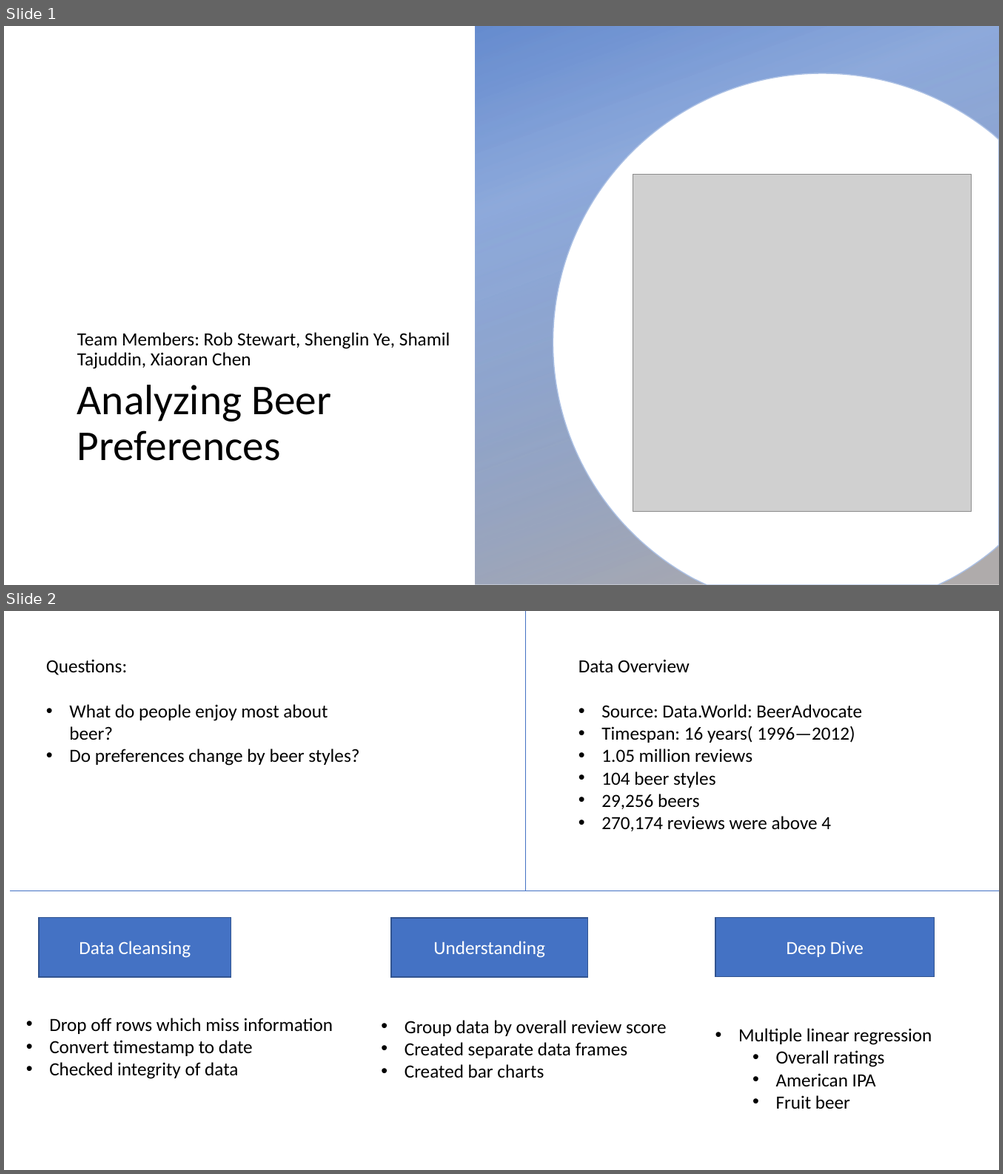
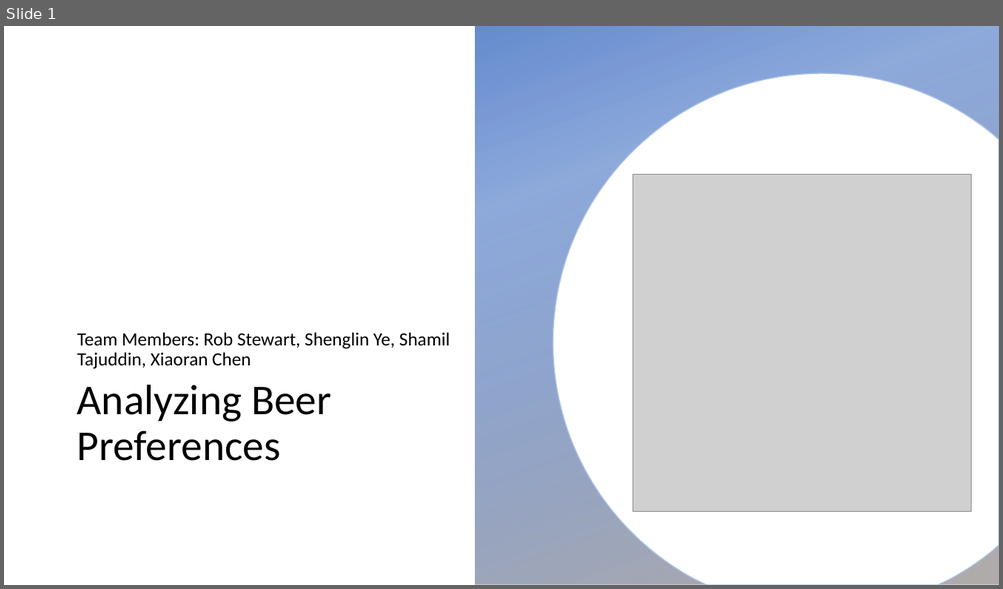
Before and after one commit to RobStewartJr/Project1, a slide deck: Where to Git beer.pptx. Shown one above the other, each under a label of ours: slides 1 and 2 before the commit, slide 1 after it. The pictures are 1003x1174 and 1003x589 pixels, drawn with LibreOffice and Linux fonts; fonts in the diff are those of the drawing; grey boxes stand for pictures; background and template pictures are left out. Boxes give left, top, right and bottom in pixels: in the first picture for what was removed or moved away, otherwise in the second. Text is boxed around its words. In the diff, an @@ line names an element or a change of style, - is before the commit and + after.

```diff
--- a/Where to Git beer.pptx
+++ b/Where to Git beer.pptx
@@ slide 2 removed at (x1=4, y1=611, x2=999, y2=1170), background #FFFFFF @@
@@ line removed from (526, 611) to (526, 891) @@
@@ text removed at (x1=46, y1=659, x2=359, y2=766) @@
-Questions:
-• What do people enjoy most about beer?
-• Do preferences change by beer styles?
@@ text removed at (x1=578, y1=659, x2=862, y2=832) @@
-Data Overview
-• Source: Data.World: BeerAdvocate
-• Timespan: 16 years( 1996—2012)
-• 1.05 million reviews
-• 104 beer styles
-• 29,256 beers
-• 270,174 reviews were above 4
@@ line removed from (10, 891) to (999, 891) @@
@@ rectangle removed at (x1=39, y1=917, x2=232, y2=977) @@
-Data Cleansing
@@ rectangle removed at (x1=391, y1=918, x2=587, y2=978) @@
-Understanding
@@ rectangle removed at (x1=715, y1=917, x2=933, y2=977) @@
-Deep Dive
@@ text removed at (x1=49, y1=1018, x2=333, y2=1079) @@
-• Drop off rows which miss information
-• Convert timestamp to date
-• Checked integrity of data
@@ text removed at (x1=404, y1=1020, x2=666, y2=1079) @@
-• Group data by overall review score
-• Created separate data frames
-• Created bar charts
@@ text removed at (x1=738, y1=1028, x2=932, y2=1109) @@
-• Multiple linear regression
-  • Overall ratings
-  • American IPA
-  • Fruit beer
```
Also in this commit, not shown: 1 slide changed, 9 slides added, 5 other slides removed, 2 other files.
